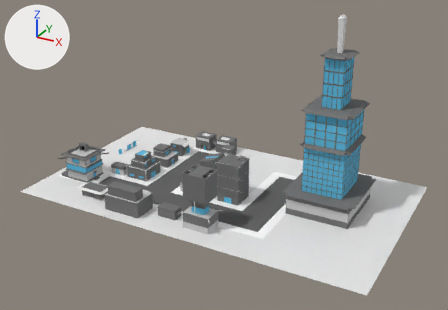
Two versions of the Blender file Assets/Models/kong_city.blend, one commit apart.
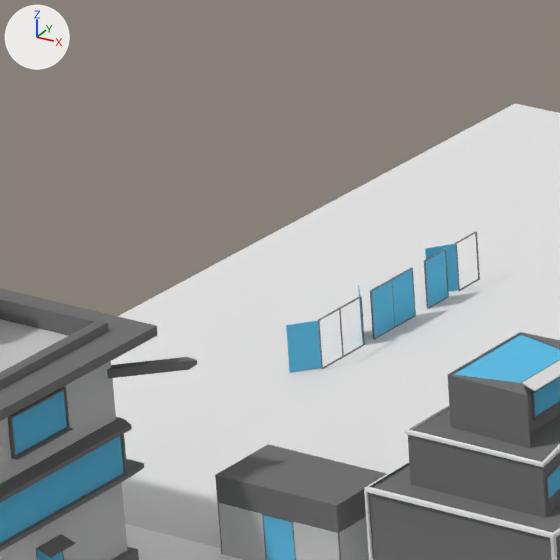
The first picture shows the older version from a 50 mm lens placed at (110.2, -173.7, 95.2), pointed at (22.6, -14.5, 15.6). The close-ups show both versions on the part from 20% to 33% of the width and 37% to 56% of the height of that picture; other places that the commit changed are outside them. Arrows for +X, +Y and +Z are at upper left; the lights stay in place.

The older version as bpy lines, for what is in view:
```python
ob_door = bpy.data.objects.new('Door', me_cube)
ob_door.location = (-29.3, 6.531, 1.0)
ob_double_door = bpy.data.objects.new('Double Door', me_cube_002)
ob_double_door.location = (-29.3, 3.67, 1.0)
ob_eraser_cube = bpy.data.objects.new('Eraser Cube', me_cube_013)
ob_eraser_cube.location = (-19.4, -16.37, 1.0)
ob_eraser_cube.rotation_euler = (0.0, 0.0, -1.571)  # degrees (0, 0, -90)
ob_open_door = bpy.data.objects.new('Open Door', me_cube_001)
ob_open_door.location = (-29.3, 8.63, 1.0)
ob_open_double_door = bpy.data.objects.new('Open Double Door', me_cube_003)
ob_open_double_door.location = (-29.3, 0.33, 1.0)
# also in view: 'Ground' at (19.9, -8.5, -0.1); 'Grips' at (-11.2, -12.0, 4.1); 'Monument' at (-29.6, -22.9, 5.7); 'Grips.007' at (-28.7, -22.9, 5.8); 'Sharp House' at (-11.2, -12.0, 4.1)
```
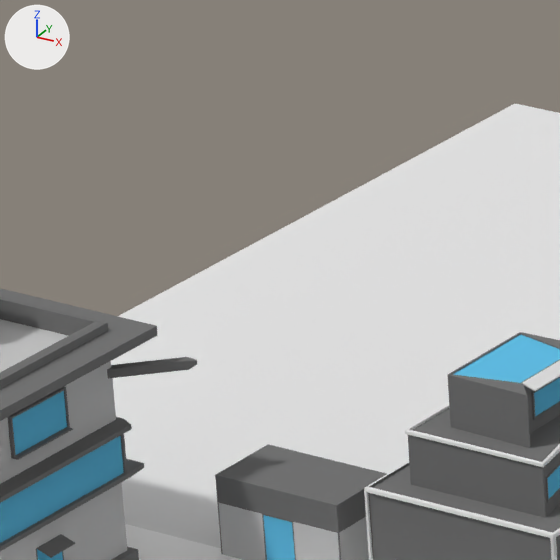
Location of each change, (x1, y1, x2, y2) in pixels of the close-ups (560 x 560 px):
'Double Door', moved, turned (not visible afterwards)
    before: (370, 267, 416, 339)
'Open Double Door', moved, turned (not visible afterwards)
    before: (286, 285, 365, 373)
'Door', reshaped, moved, turned (not visible afterwards)
    before: (424, 249, 449, 309)
'Open Door', moved, turned (not visible afterwards)
    before: (425, 231, 480, 292)

What the commit changed:
Mesh me_cube_039 is new.
It is a box spanning x -0.02..0.02, y -1.29..0.0, z -1.0..1.0.
It uses material mat_glass (cyan #63c0e7).
Object 'Open Double Door' (ob_open_double_door) moves from (-29.3, 0.33, 1.0) to (62.15, -11.48, 1.0).
Object 'Open Double Door' (ob_open_double_door) turns from (0, 0, 0) to (0, 0, 90) degrees about x, y and z.
Object 'Double Door' (ob_double_door) moves from (-29.3, 3.67, 1.0) to (58.81, -11.48, 1.0).
Object 'Double Door' (ob_double_door) turns from (0, 0, 0) to (0, 0, 90) degrees about x, y and z.
Object 'Open Door' (ob_open_door) moves from (-29.3, 8.63, 1.0) to (53.85, -11.48, 1.0).
Object 'Open Door' (ob_open_door) turns from (0, 0, 0) to (0, 0, 90) degrees about x, y and z.
Object 'Door' (ob_door) now shows me_cube_039 instead of me_cube.
Object 'Door' (ob_door) moves from (-29.3, 6.531, 1.0) to (5.268, 17.69, 1.0).
Object 'Door' (ob_door) turns from (0, 0, 0) to (0, 0, 270) degrees about x, y and z.
